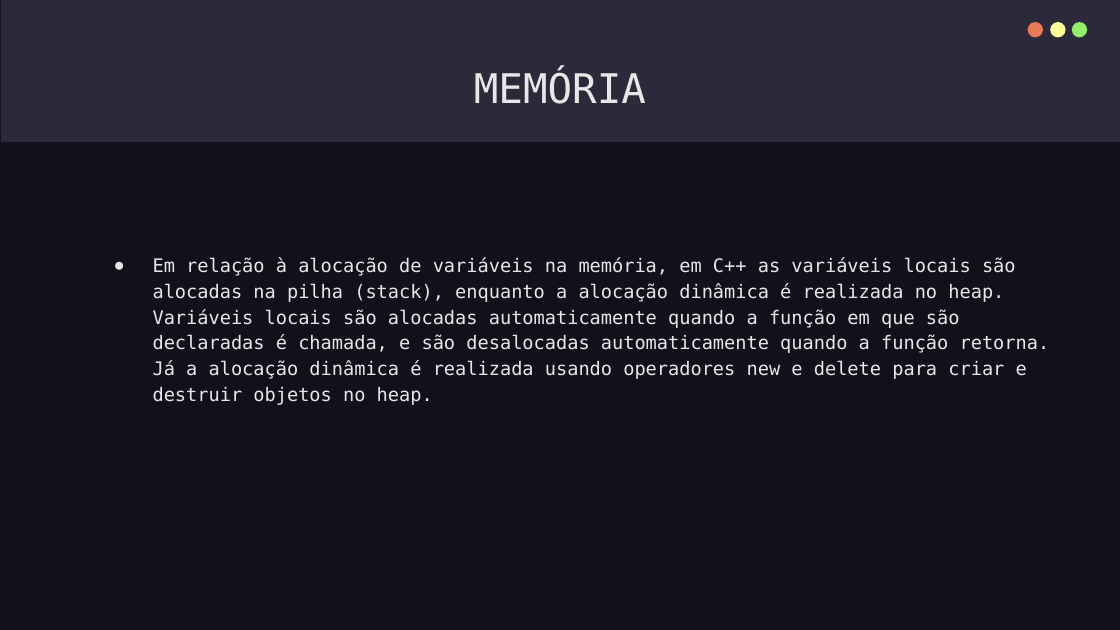
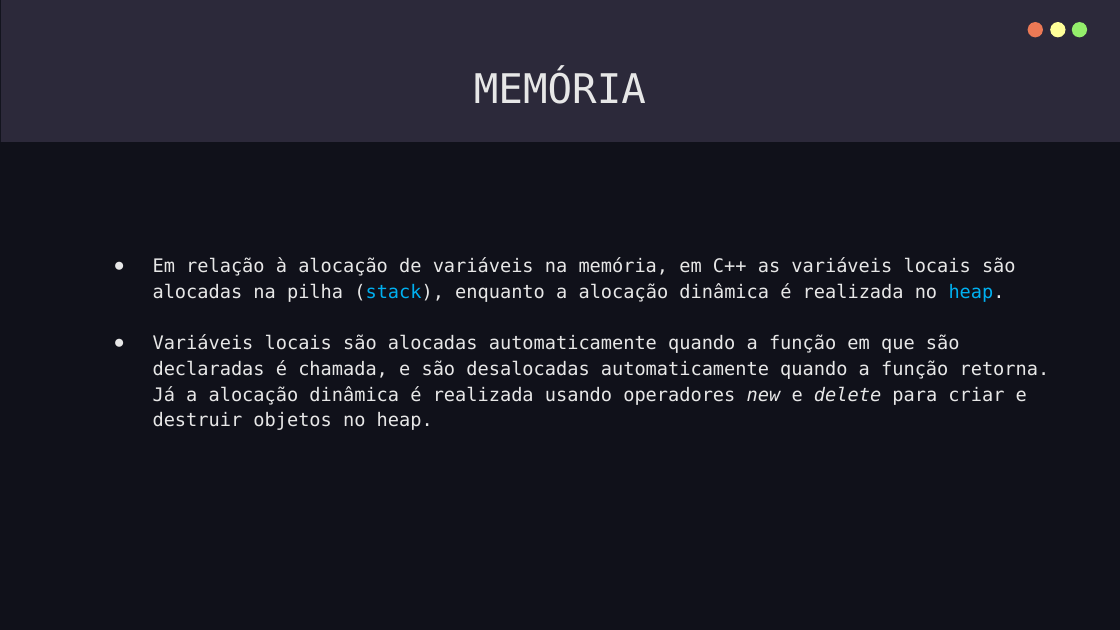
Before and after one commit to IgorTorquatto/Prolog, a slide deck: slide 23 of C++.pptx. Drawn at 1120x630 pixels with LibreOffice and Linux fonts; fonts in the diff are those of the drawing. Boxes give left, top, right and bottom in pixels: in the first picture for what was removed or moved away, otherwise in the second. Text is boxed around its words. In the diff, an @@ line names an element or a change of style, - is before the commit and + after.

Commit message:
att slide

```diff
--- a/C++.pptx
+++ b/C++.pptx
@@ text at <box>153,257,1050,430</box>: text changed @@
-● Em relação à alocação de variáveis na memória, em C++ as variáveis locais são alocadas na pilha (stack), enquanto a alocação dinâmica é realizada no heap. Variáveis locais são alocadas automaticamente quando a função em que são declaradas é chamada, e são desalocadas automaticamente quando a função retorna. Já a alocação dinâmica é realizada usando operadores new e delete para criar e destruir objetos no heap.
+● Em relação à alocação de variáveis na memória, em C++ as variáveis locais são alocadas na pilha (stack), enquanto a alocação dinâmica é realizada no heap.
+● Variáveis locais são alocadas automaticamente quando a função em que são declaradas é chamada, e são desalocadas automaticamente quando a função retorna. Já a alocação dinâmica é realizada usando operadores new e delete para criar e destruir objetos no heap.
```
Also in this commit, not shown: 29 other slides changed.
